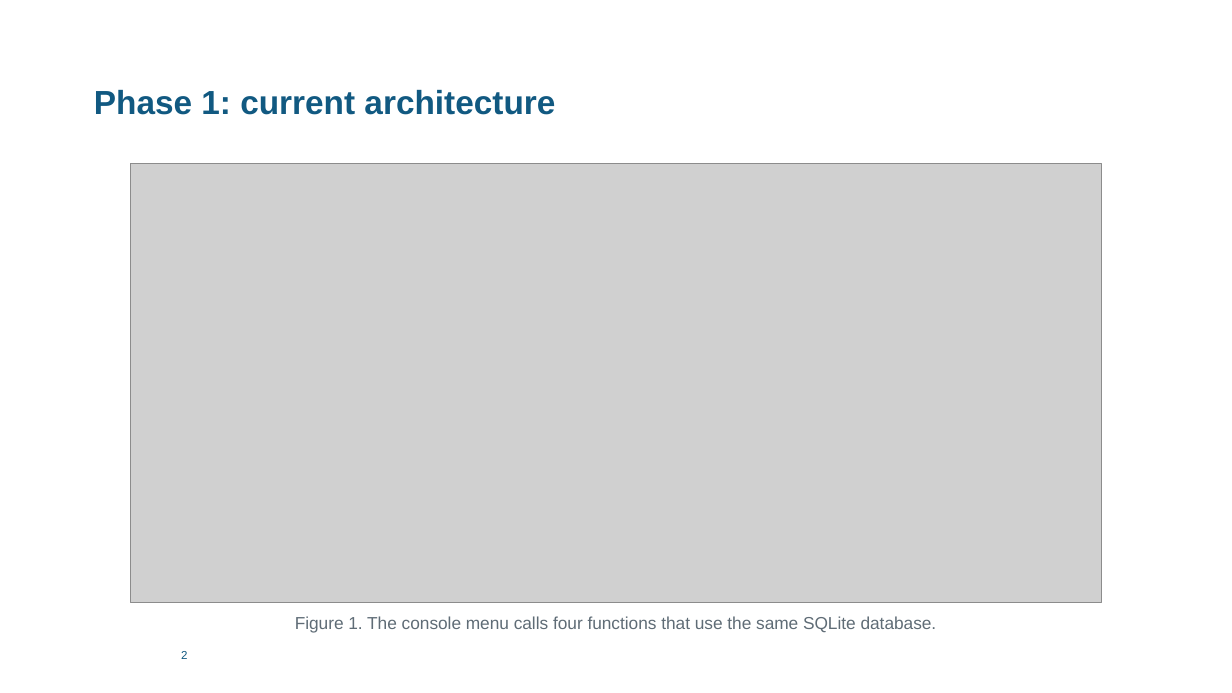
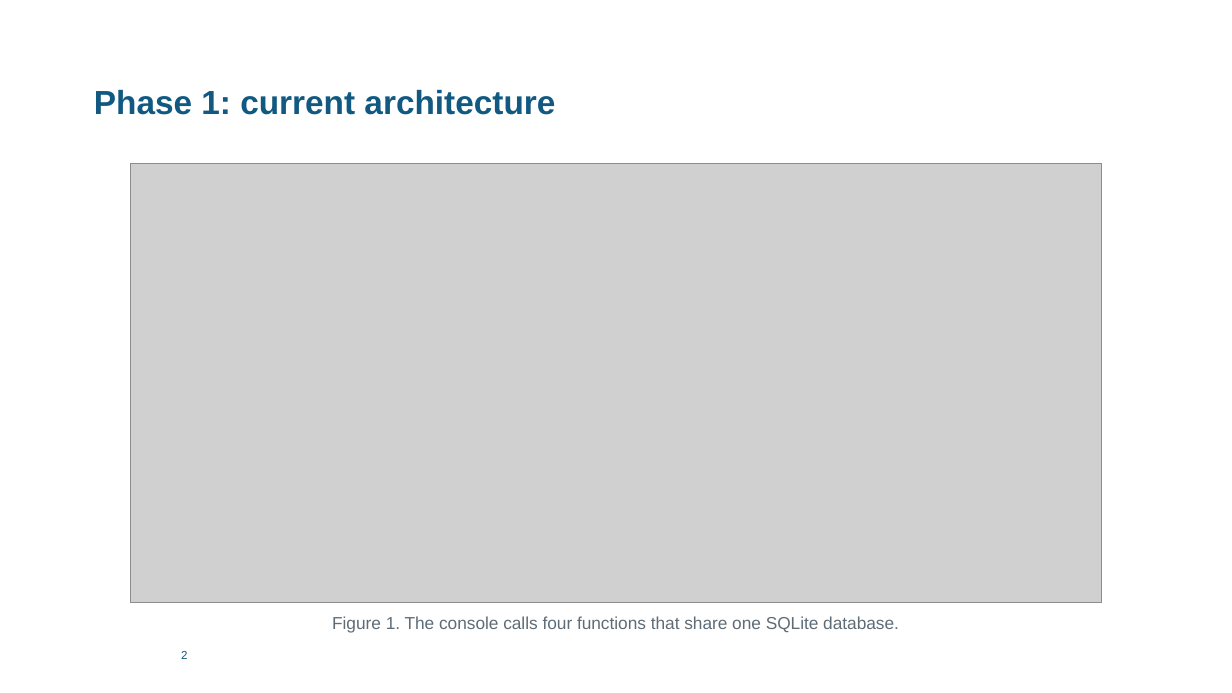
Before and after one commit to jurialamri6-eng/SE431-repository, a slide deck: slide 4 of Presentation/SE431_Presentation.pptx. Drawn at 1232x693 pixels with LibreOffice and Linux fonts; fonts in the diff are those of the drawing; grey boxes stand for pictures. Boxes give left, top, right and bottom in pixels: in the first picture for what was removed or moved away, otherwise in the second. Text is boxed around its words. In the diff, an @@ line names an element or a change of style, - is before the commit and + after.

```diff
--- a/Presentation/SE431_Presentation.pptx
+++ b/Presentation/SE431_Presentation.pptx
@@ text at [332,616,899,633]: text changed @@
-Figure 1. The console menu calls four functions that use the same SQLite database.
+Figure 1. The console calls four functions that share one SQLite database.
```
Also in this commit, not shown: 11 other slides changed, 1 slide added, 1 slide removed, 55 other files.
